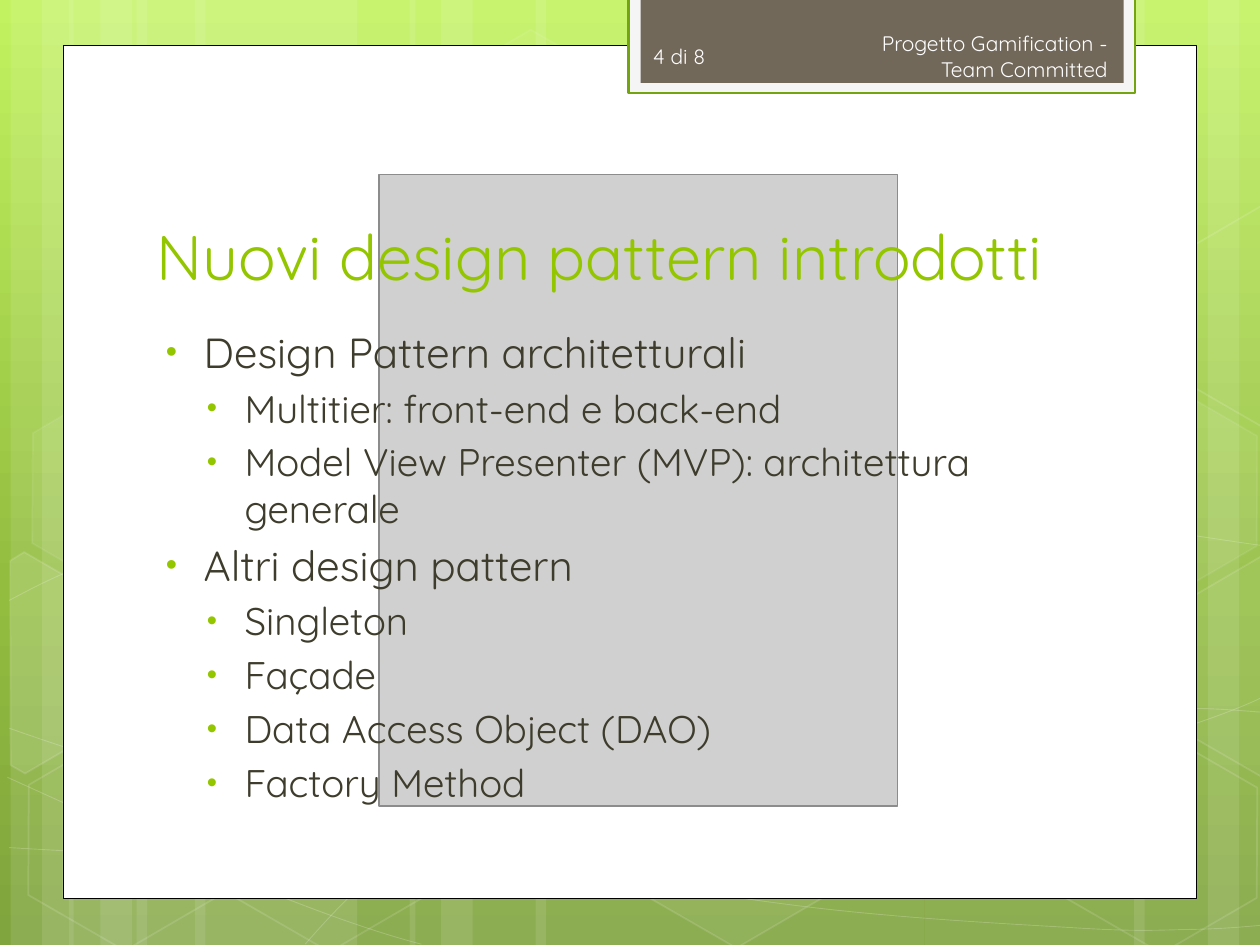
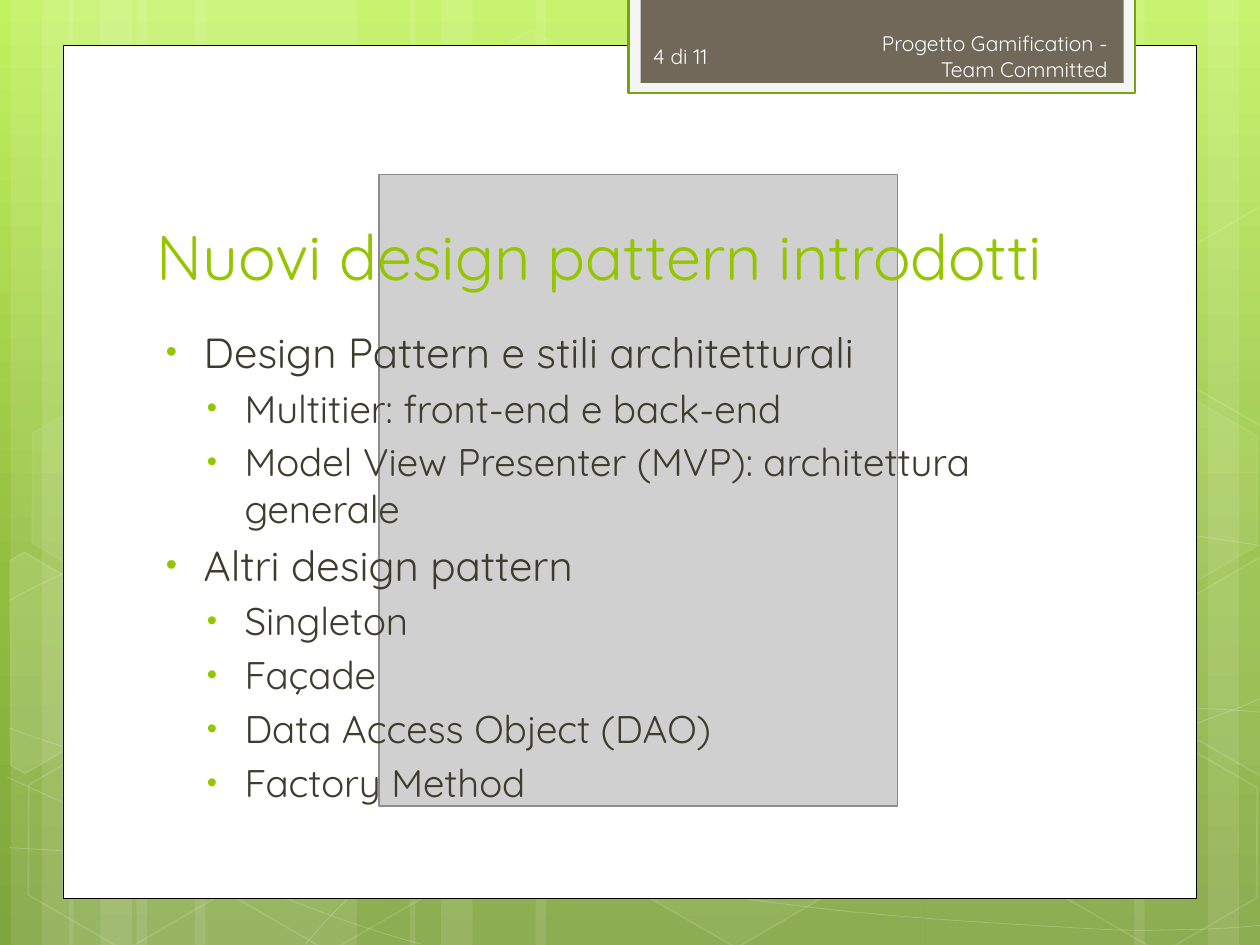
Before and after one commit to TeamCommitted/Team-Committed---Documenti, a slide deck: slide 4 of RQ/Esterni/Presentazione/RQ-Presentazione.pptx. Drawn at 1260x945 pixels with LibreOffice and Linux fonts; fonts in the diff are those of the drawing; grey boxes stand for pictures. Boxes give left, top, right and bottom in pixels: in the first picture for what was removed or moved away, otherwise in the second. Text is boxed around its words. In the diff, an @@ line names an element or a change of style, - is before the commit and + after.

```diff
--- a/RQ/Esterni/Presentazione/RQ-Presentazione.pptx
+++ b/RQ/Esterni/Presentazione/RQ-Presentazione.pptx
@@ page number at [653, 48, 707, 64]: text changed @@
-4 di 8
+4 di 11
@@ text at [204, 325, 854, 379]: text changed @@
-• Design Pattern architetturali
+• Design Pattern e stili architetturali
```
Also in this commit, not shown: 2 other slides changed, 2 slides added, 1 slide removed, 2 other files.
